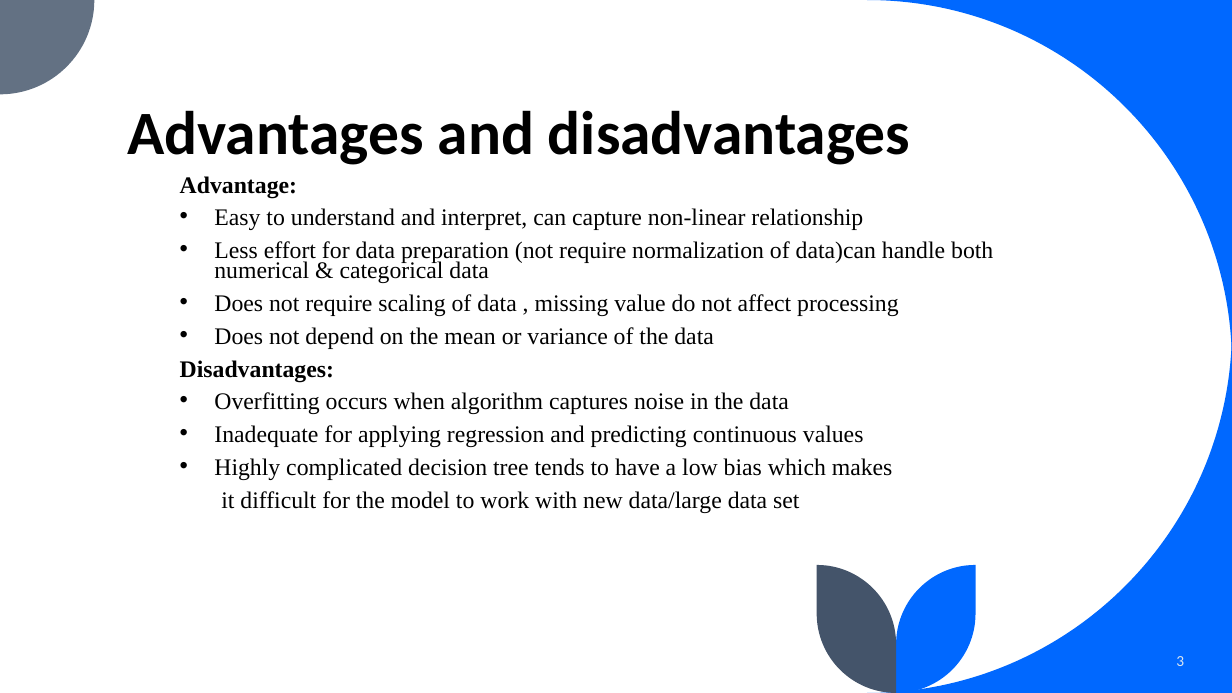
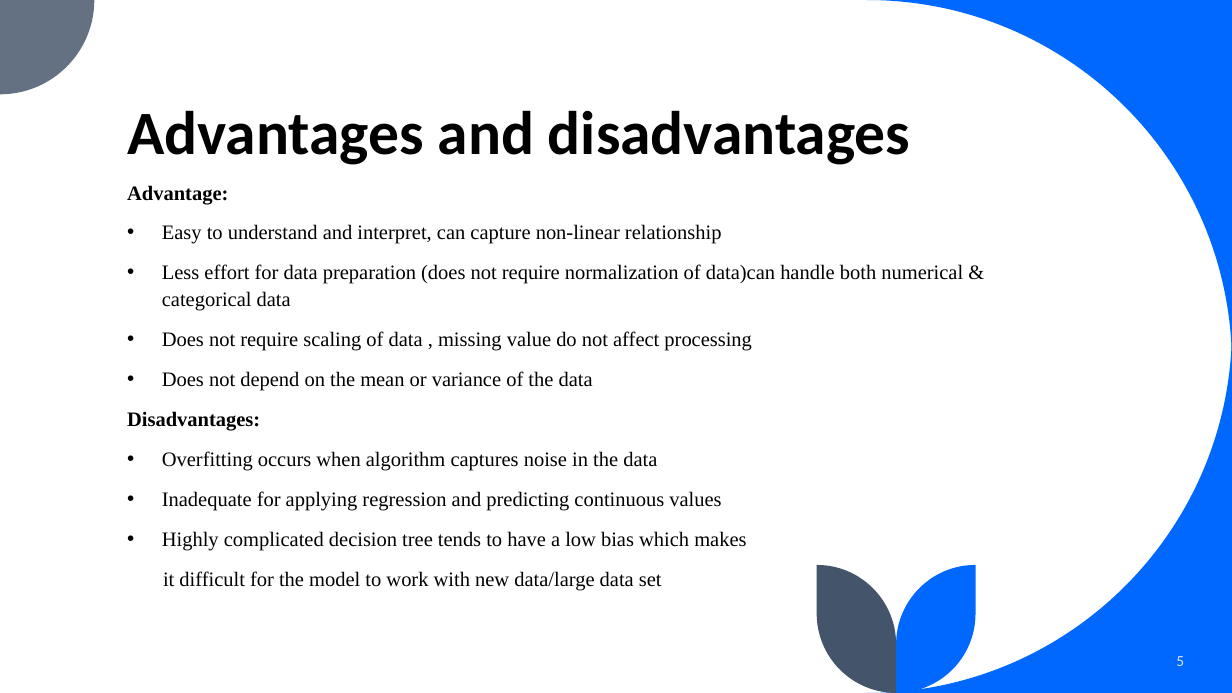
Before and after one commit to edwardoh7/wk09_fourthplace, a slide deck: slide 5 of Wk09 ppt presentation.pptx (slide 3 before the commit). Drawn at 1232x693 pixels with LibreOffice and Linux fonts; fonts in the diff are those of the drawing. Boxes give left, top, right and bottom in pixels: in the first picture for what was removed or moved away, otherwise in the second. Text is boxed around its words. In the diff, an @@ line names an element or a change of style, - is before the commit and + after.

```diff
--- a/Wk09 ppt presentation.pptx
+++ b/Wk09 ppt presentation.pptx
@@ text "Advantage:": place and size @@
-text "Advantage:" at [180, 176, 993, 513]
+text "Advantage:" at [127, 185, 963, 591]
@@ text at [127, 185, 752, 591]: size 18.5 to 16 pt in "Advantage:", "Easy to understand and interpret, can capture ...", "Does not require scaling of data , ...", "Does not depend on the mean or ..." and 5 more places; line spacing 0.7 to 1.1 @@
@@ text at [162, 264, 963, 311]: text changed; size 18.5 to 16 pt @@
-• Less effort for data preparation (not require normalization of data)can handle both numerical & categorical data
+• Less effort for data preparation (does not require normalization of data)can handle both numerical & categorical data
@@ page number at [1176, 656, 1184, 666]: text changed @@
-3
+5
```
Also in this commit, not shown: 7 other slides changed, 4 slides added, 1 slide removed, 2 other files.
